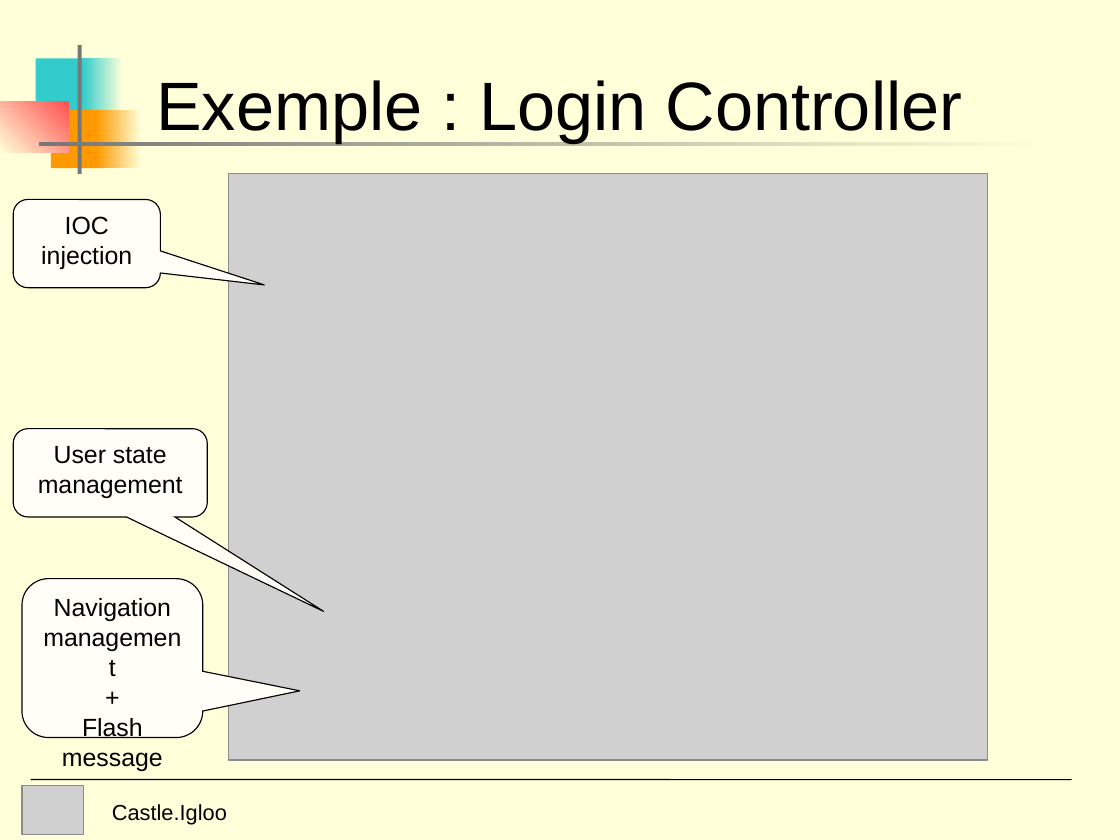
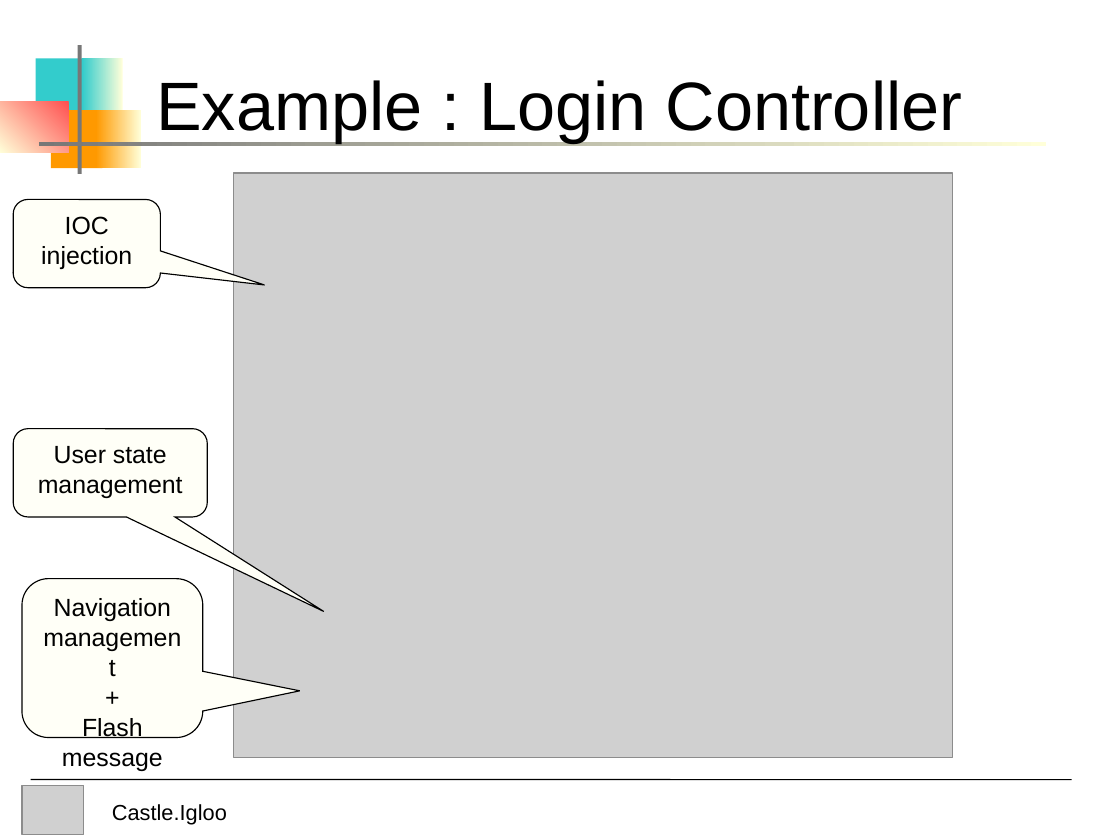
Before and after one commit to castleproject-deprecated/Castle.MonoRail-READONLY, a slide deck: slide 18 of Experiments/Castle.Igloo/doc/Igloo Presentation.ppt. Drawn at 1120x840 pixels with LibreOffice and Linux fonts; fonts in the diff are those of the drawing; grey boxes stand for pictures. Boxes give left, top, right and bottom in pixels: in the first picture for what was removed or moved away, otherwise in the second. Text is boxed around its words. In the diff, an @@ line names an element or a change of style, - is before the commit and + after.

Commit message:
- Updated slide login controller + minor correction

```diff
--- a/Experiments/Castle.Igloo/doc/Igloo Presentation.ppt
+++ b/Experiments/Castle.Igloo/doc/Igloo Presentation.ppt
@@ background #FFFFD9 to #FFFFFF @@
@@ title at [156, 80, 963, 143]: text changed @@
-Exemple : Login Controller
+Example : Login Controller
@@ picture: place and size @@
-picture at [228, 174, 987, 760]
+picture at [234, 174, 952, 758]
```
Also in this commit, not shown: 19 other slides changed.
